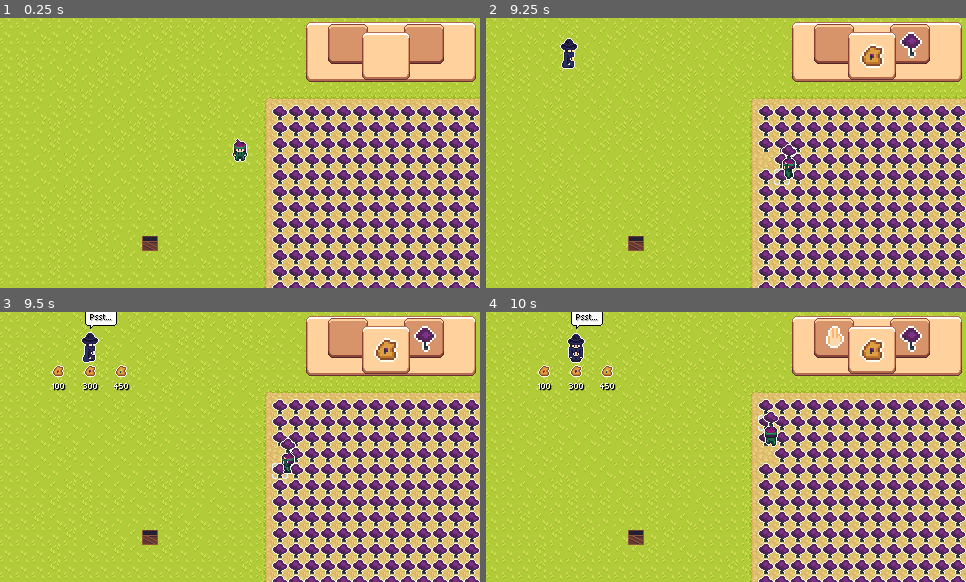
Above: before the commit, frames 1-4 (two rows, left to right).
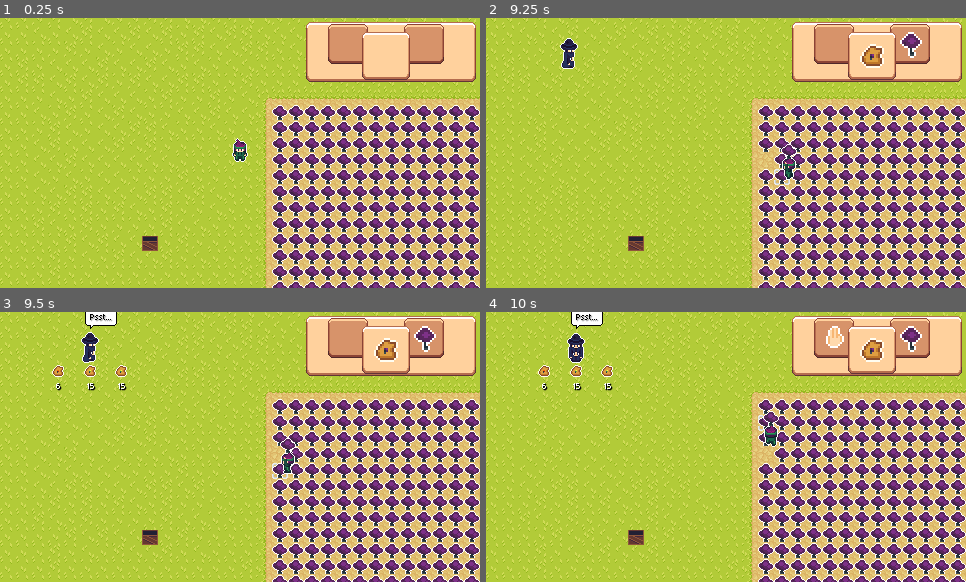
Above: after the commit, the same moments.

Repository: Jukaio/GGJ2024
Game: Godot game, scene res://scenes/entry_point.tscn
Same seed, same stepped clock (60 frames per second), same inputs: the game is played once before the commit and once after it.
Inputs:
- Up to frame 1 (0.25 s): no input
- Up to frame 2 (9.25 s): tap Enter (Start) at 0.5, 0.6, 3.6, 6.6 s; hold D (right) 0.53-1.28 s; hold S (down) 1.28-2.03 s; tap Space (interact) at 1.35, 4.35, 7.35 s; hold D (right) 2.03-2.78 s; tap E (inv_next) at 2.1, 5.1, 8.1 s; hold W (up) 2.78-3.53 s; tap Q (inv_prev) at 2.85, 5.85, 8.85 s; hold A (left) 3.53-5.03 s; hold S (down) 5.03-5.78 s; hold D (right) 5.78-6.53 s; hold W (up) 6.53-7.28 s; hold D (right) 7.28-8.03 s; hold S (down) 8.03-8.78 s; hold A (left) from 8.78 s (still down)
- Up to frame 3 (9.5 s): keep holding A (left)
- Up to frame 4 (10 s): release A (left) at 9.53 s; hold W (up) from 9.53 s (still down); tap Enter (Start) at 9.6 s

Frames 1-2 are identical in both runs. In frame 3, 0.2% of the frame differs, in the area x 10-28%, y 21-30%; in frame 4, 0.2%.

Commit message:
shopkeep randomize

Diff:
--- a/scenes/entry_point.tscn
+++ b/scenes/entry_point.tscn
@@ -69,6 +69,11 @@
 Speed = 30.0
 TimeForOpenShop = 5.0
 TimeForClosedShop = 5.0
+ChanceType1 = 50
+ChanceType2 = 25
+ChanceType3 = 12
+ChanceType4 = 8
+ChanceType5 = 5
 
 [node name="PurchaseSlot1" parent="ShopKeeperCharacter" node_paths=PackedStringArray("audioPlayer") instance=ExtResource("8_ma02f")]
 audioPlayer = NodePath("../../AudioStreamPlayer")
--- a/scripts/shop_keeper_character.gd
+++ b/scripts/shop_keeper_character.gd
@@ -5,6 +5,11 @@
 @export var Speed : float
 @export var TimeForOpenShop : float
 @export var TimeForClosedShop : float
+@export var ChanceType1 : int
+@export var ChanceType2 : int
+@export var ChanceType3 : int
+@export var ChanceType4 : int
+@export var ChanceType5 : int
 
 @onready var shopSlot1 : ShopPurchaseSlot = $PurchaseSlot1
 @onready var shopSlot2 : ShopPurchaseSlot = $PurchaseSlot2
@@ -17,8 +22,40 @@
 
 var timeElapsed = 0.0
 var hideBubbleTimer = 0.0
+var rng = RandomNumberGenerator.new()
+var state : ShopKeeperState = ShopKeeperState.SHOP_CLOSED
+var sumChance = 0
 
-var state : ShopKeeperState = ShopKeeperState.SHOP_CLOSED
+func randomize_inventory():
+
+	var slot1 = randomize_slot()
+	var slot2 = randomize_slot()
+	var slot3 = randomize_slot()
+
+	shopSlot1.set_shop_item(slot1, (slot1+1) * rng.randi_range(5, 10))
+	shopSlot2.set_shop_item(slot2, (slot2+1) * rng.randi_range(5, 10))
+	shopSlot3.set_shop_item(slot3, (slot3+1) * rng.randi_range(5, 10))
+
+func randomize_slot():
+	var rand = rng.randi_range(0, sumChance)
+
+	if rand < ChanceType1:
+		return 0
+	rand -= ChanceType1
+
+	if rand < ChanceType2:
+		return 1
+	rand -= ChanceType2
+
+	if rand < ChanceType3:
+		return 2
+	rand -= ChanceType3
+
+	if rand < ChanceType4:
+		return 3
+	rand -= ChanceType4
+
+	return 4
 
 # Called when the node enters the scene tree for the first time.
 func _ready():
@@ -32,6 +69,8 @@
 	shopSlot3.visible = false
 
 	speechBubble.visible = false
+
+	sumChance = ChanceType1 +  ChanceType2 + ChanceType3 + ChanceType4 + ChanceType5
 
 
 # Called every frame. 'delta' is the elapsed time since the previous frame.
@@ -54,6 +93,8 @@
 				print(dir)
 				animate_movement(dir)
 			else:
+				randomize_inventory()
+
 				position = EndPos
 				state = ShopKeeperState.SHOP_OPEN
 				timeElapsed = 0
